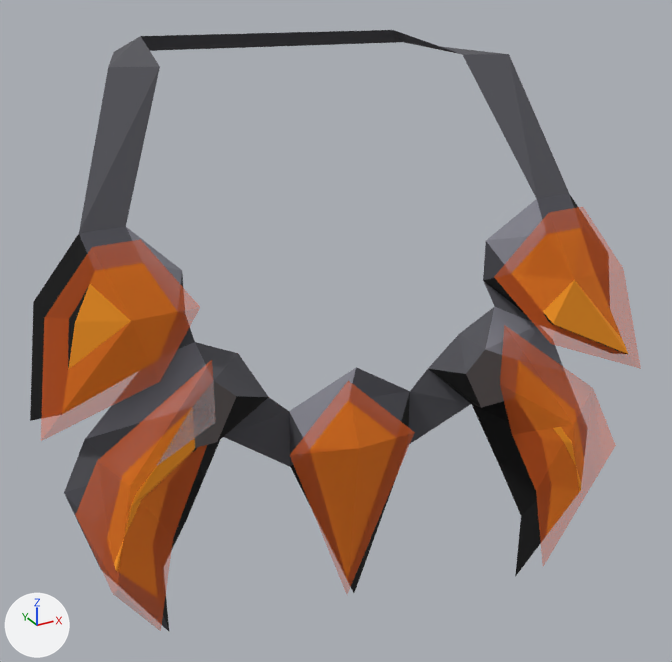
The glTF model models/player_necklace_of_anguish__or_.glb: old version first, new version second.
The view is the same before and after, from a 50 mm camera at (-21.3, -43.3, 168.3) aimed at (0.6, -3.6, 148.5). The axes (+X, +Y, +Z) are drawn at lower left. The lights are the same throughout. The older version comes first. Both versions are drawn at full value of the shape key '68' of 'Mesh_0'; the numbers are the values there. Vertices at exactly the same position are counted once.
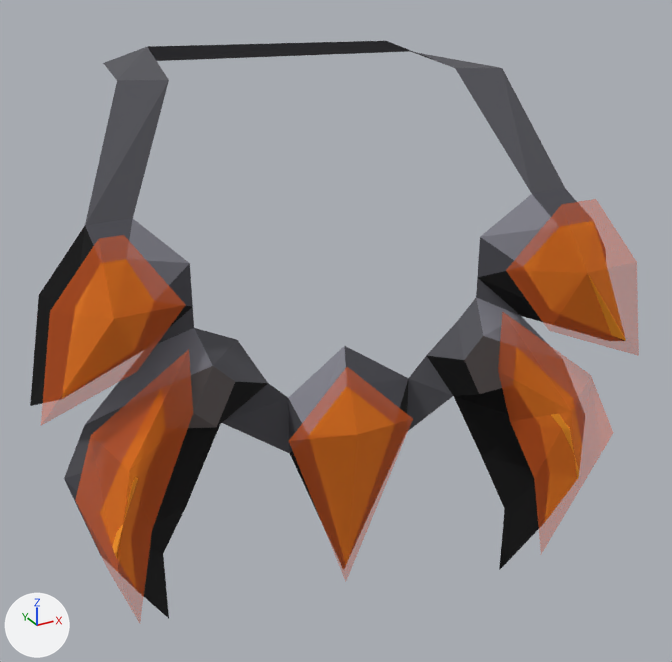
Where the change shows, as pixel boxes (x1, y1, x2, y2) in the pictures (672 x 662 px):
'Mesh_0', reshaped, moved, rescaled: before (30, 30, 628, 631); after (30, 41, 626, 618)

The change, as a diff of the scene's bpy script:
```diff
--- a/models/player_necklace_of_anguish__or_.glb.py
+++ b/models/player_necklace_of_anguish__or_.glb.py
@@ me_mesh_0 @@
 # used by ob_mesh_0; location = (7.22, 2.39, 47.62); scale = (117.0, 117.0, 117.0)
-me_mesh_0.from_pydata(...)  # 129 vertices, 176 faces; spans x -0.196..0.034, y -0.146..0.075, z 0.749..0.979
+me_mesh_0.from_pydata(...)  # 129 vertices, 176 faces; spans x -0.195..0.034, y -0.107..0.105, z 0.755..0.975
+# me_mesh_0 part 1: 129 of 129 vertices moved; they spanned x -0.196..0.034, y -0.146..0.075, z 0.749..0.979 and now span x -0.195..0.034, y -0.107..0.105, z 0.755..0.975; mean shift (-0.002, 0.038, 0.004)
 me_mesh_0.materials.append(mat_material_0)
@@ ob_mesh_0 @@
 ob_mesh_0 = bpy.data.objects.new('Mesh_0', me_mesh_0)
-ob_mesh_0.location = (7.22, 2.39, 47.62)
-ob_mesh_0.scale = (117.0, 117.0, 117.0)
+ob_mesh_0.location = (7.37, -1.86, 47.07)
+ob_mesh_0.scale = (118.0, 118.0, 118.0)
```
